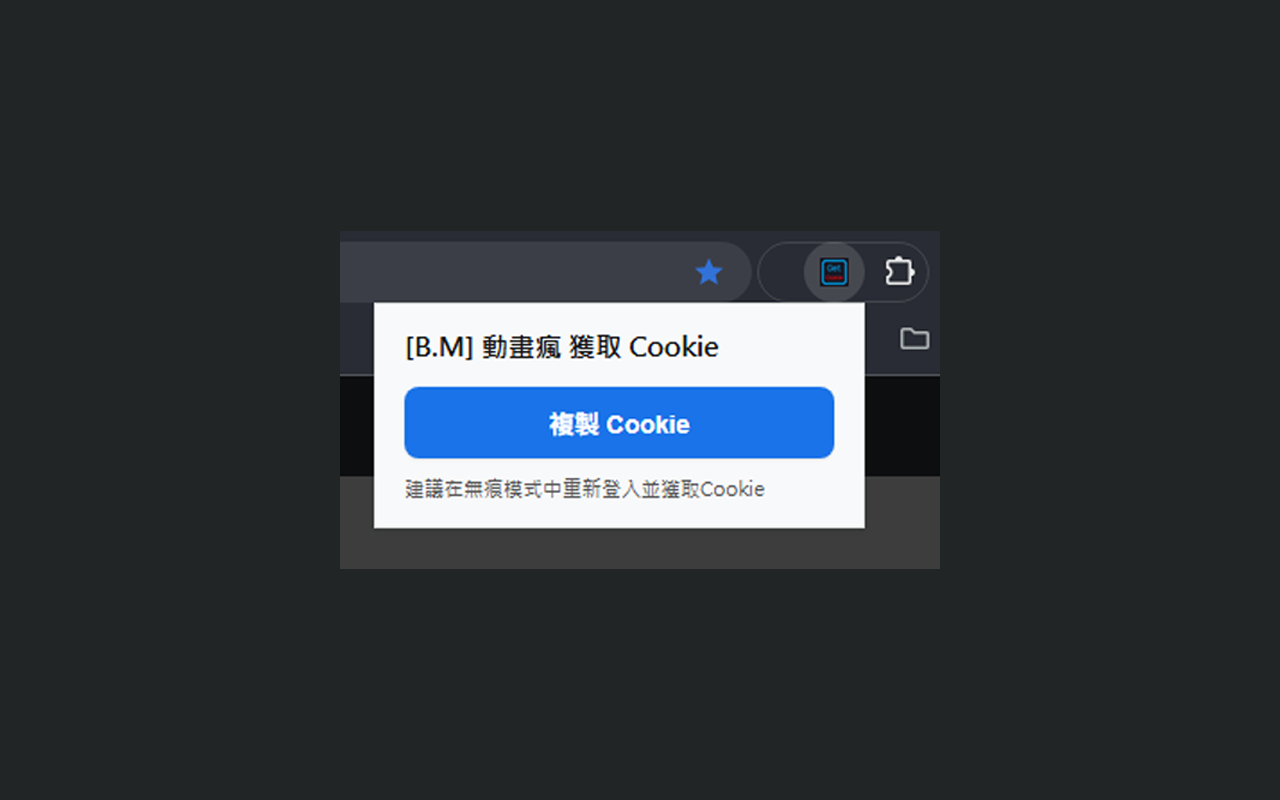
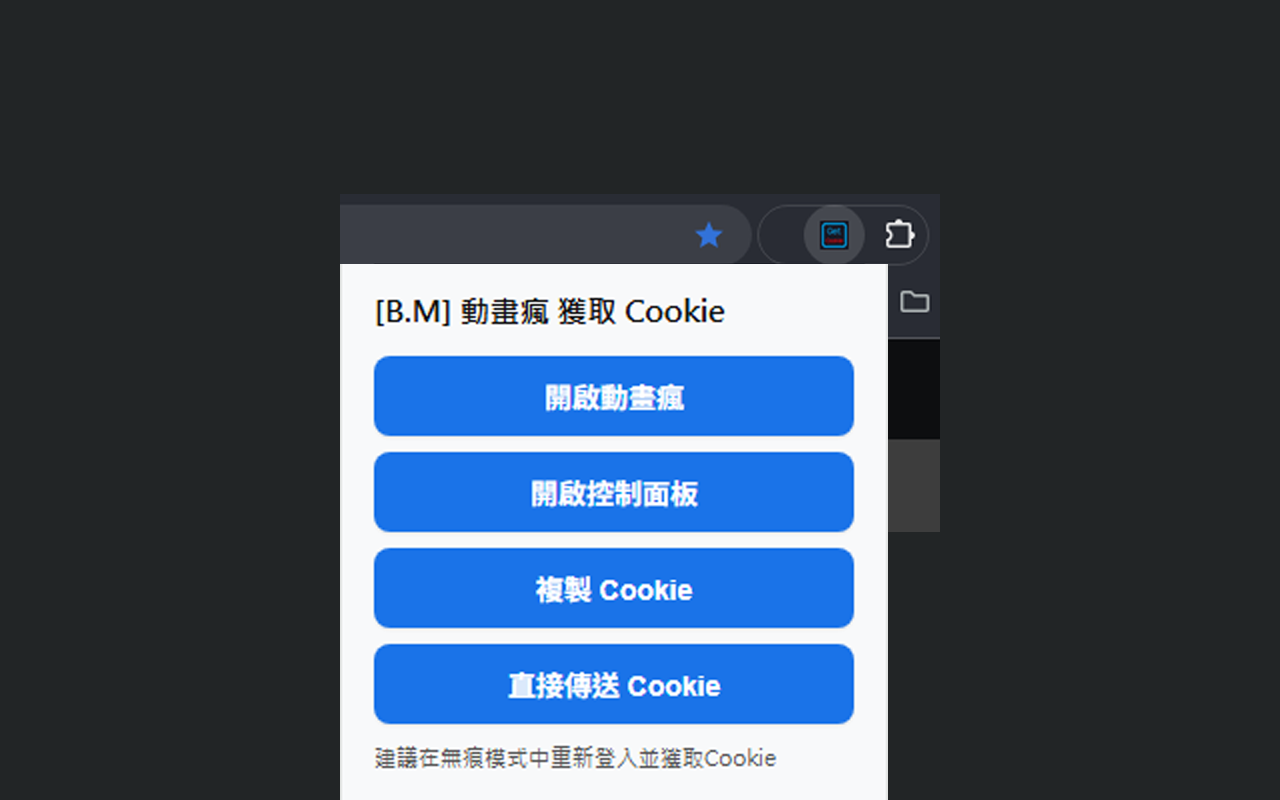
Two versions of the same layered image (1280px x 800px). Layer-by-layer changes:
painted on "圖層 2" over [340, 194, 940, 800]